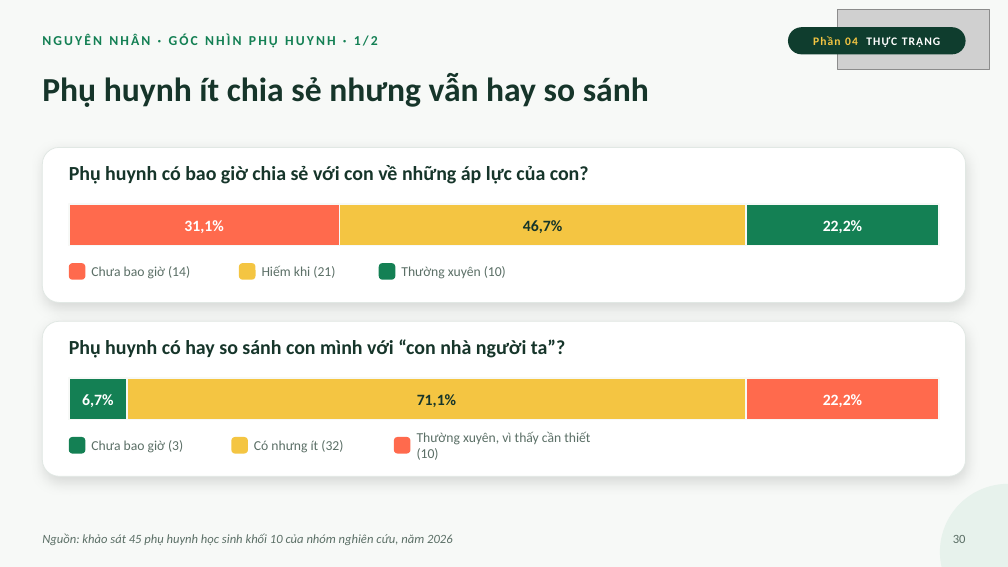
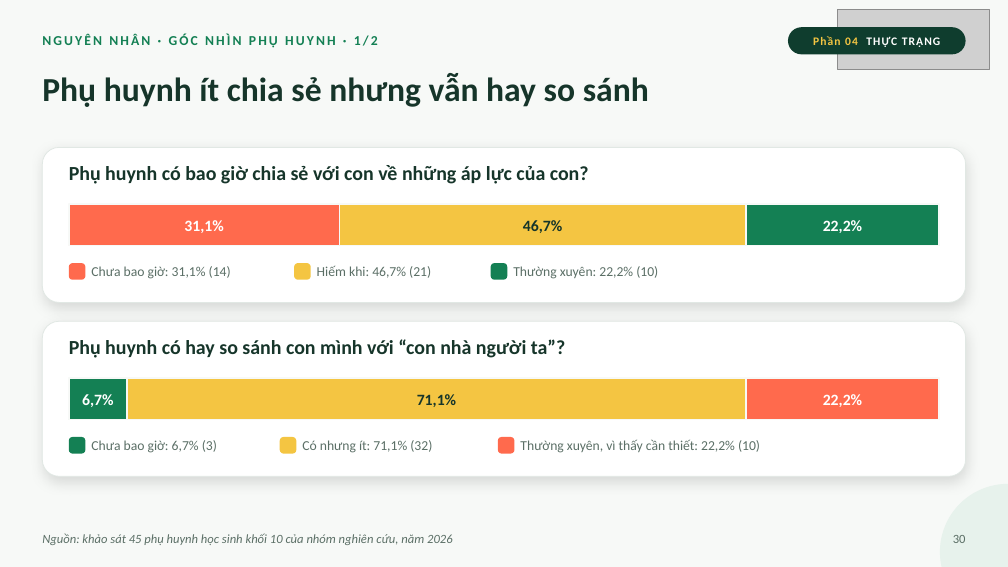
Before and after one commit to ngohuonglan2003-lab/Ppt-canva-ap-luc-dong-trang-lua, a slide deck: slide 30 of slide/Ap-luc-dong-trang-lua.pptx. Drawn at 1008x567 pixels with LibreOffice and Linux fonts; fonts in the diff are those of the drawing; grey boxes stand for pictures. Boxes give left, top, right and bottom in pixels: in the first picture for what was removed or moved away, otherwise in the second. Text is boxed around its words. In the diff, an @@ line names an element or a change of style, - is before the commit and + after.

```diff
--- a/slide/Ap-luc-dong-trang-lua.pptx
+++ b/slide/Ap-luc-dong-trang-lua.pptx
@@ text at bbox=[91, 266, 231, 279]: text changed @@
-Chưa bao giờ (14)
+Chưa bao giờ: 31,1% (14)
@@ rounded rectangle: place and size @@
-rounded rectangle at bbox=[239, 263, 256, 280]
+rounded rectangle at bbox=[294, 263, 311, 280]
@@ text at bbox=[317, 266, 431, 278]: text changed @@
-Hiếm khi (21)
+Hiếm khi: 46,7% (21)
@@ rounded rectangle: place and size @@
-rounded rectangle at bbox=[379, 263, 395, 280]
+rounded rectangle at bbox=[491, 263, 507, 280]
@@ text at bbox=[513, 266, 658, 279]: text changed @@
-Thường xuyên (10)
+Thường xuyên: 22,2% (10)
@@ text at bbox=[91, 440, 217, 453]: text changed @@
-Chưa bao giờ (3)
+Chưa bao giờ: 6,7% (3)
@@ rounded rectangle: place and size @@
-rounded rectangle at bbox=[231, 437, 248, 454]
+rounded rectangle at bbox=[280, 437, 296, 454]
@@ text at bbox=[302, 440, 432, 453]: text changed @@
-Có nhưng ít (32)
+Có nhưng ít: 71,1% (32)
@@ rounded rectangle: place and size @@
-rounded rectangle at bbox=[394, 437, 411, 454]
+rounded rectangle at bbox=[498, 437, 514, 454]
@@ text at bbox=[520, 439, 760, 453]: text changed @@
-Thường xuyên, vì thấy cần thiết (10)
+Thường xuyên, vì thấy cần thiết: 22,2% (10)
```
Also in this commit, not shown: 11 other slides changed, 2 other files.
